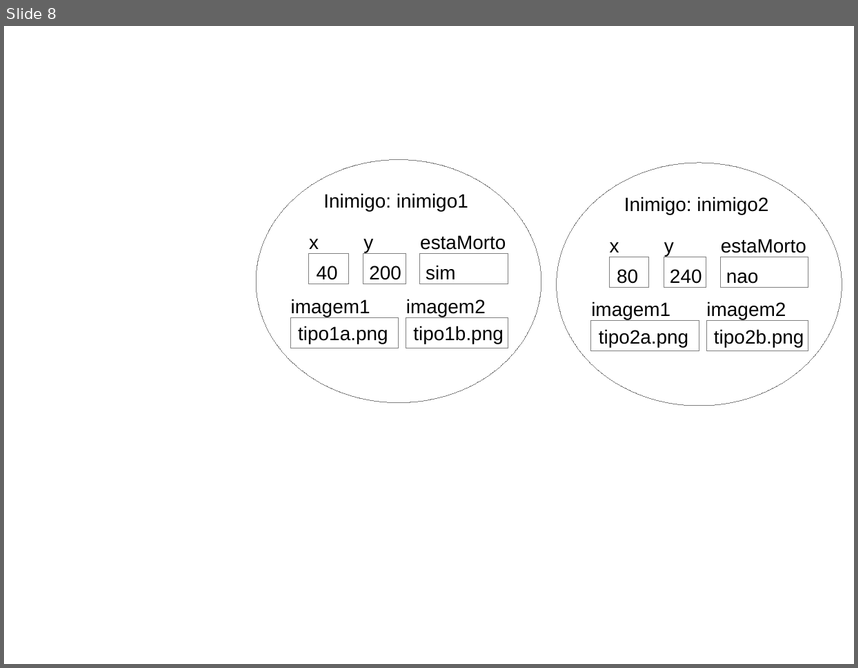
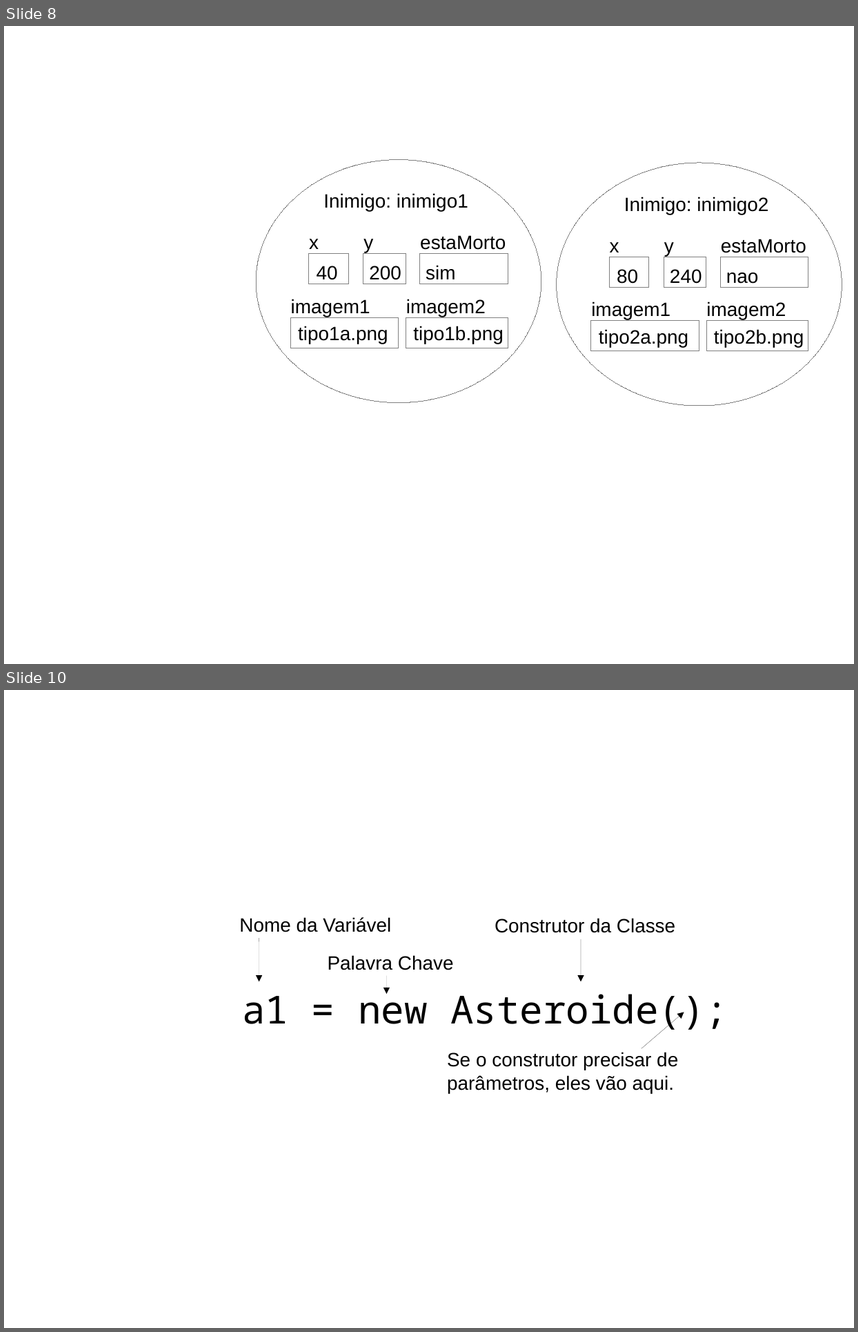
Before and after one commit to kaleucaminha/tcc, a slide deck: Imagens/Imagens.odp. Shown one above the other, each under a label of ours: slide 8 before the commit, slides 8 and 10 after it; the slides between them are not shown. The pictures are 858x668 and 858x1332 pixels, drawn with LibreOffice and Linux fonts; fonts in the diff are those of the drawing. Boxes give left, top, right and bottom in pixels: in the first picture for what was removed or moved away, otherwise in the second. Text is boxed around its words. In the diff, an @@ line names an element or a change of style, - is before the commit and + after.

```diff
--- a/Imagens/Imagens.odp
+++ b/Imagens/Imagens.odp
@@ slide 10 added at [4,690,854,1328], background #FFFFFF @@
@@ text added at [239,917,391,932], 18 pt, text #000000 @@
+Nome da Variável
@@ arrow added from (259, 938) to (259, 982), #000000 0 pt @@
@@ text added at [495,918,675,933], 18 pt, text #000000 @@
+Construtor da Classe
@@ text added at [328,955,454,970], 18 pt, text #000000 @@
+Palavra Chave
@@ arrow added from (581, 939) to (581, 982), #000000 0 pt @@
@@ arrow added from (387, 976) to (387, 994), #000000 0 pt @@
@@ text added at [242,987,728,1034], 36 pt, text #000000 @@
+a1 = new Asteroide();
@@ arrow added from (642, 1049) to (684, 1012), #000000 0 pt @@
@@ text added at [447,1052,678,1093], 18 pt, text #000000 @@
+Se o construtor precisar de
+parâmetros, eles vão aqui.
```
Also in this commit, not shown: 3 other slides added, 49 other files.
